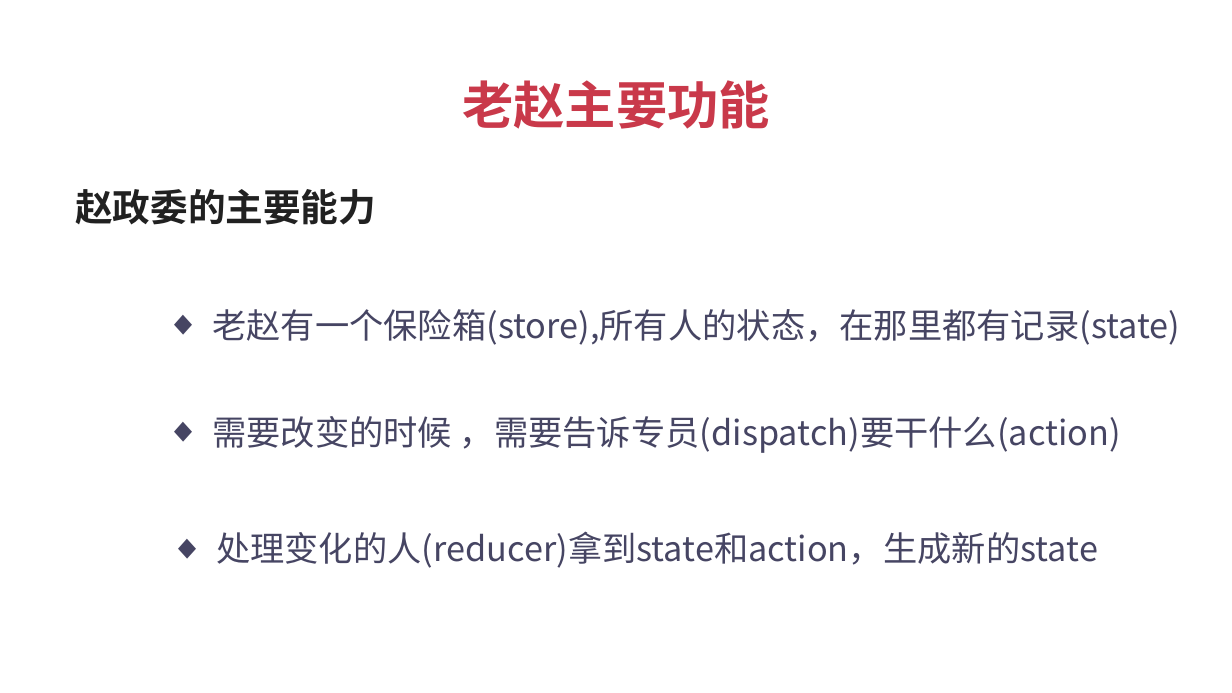
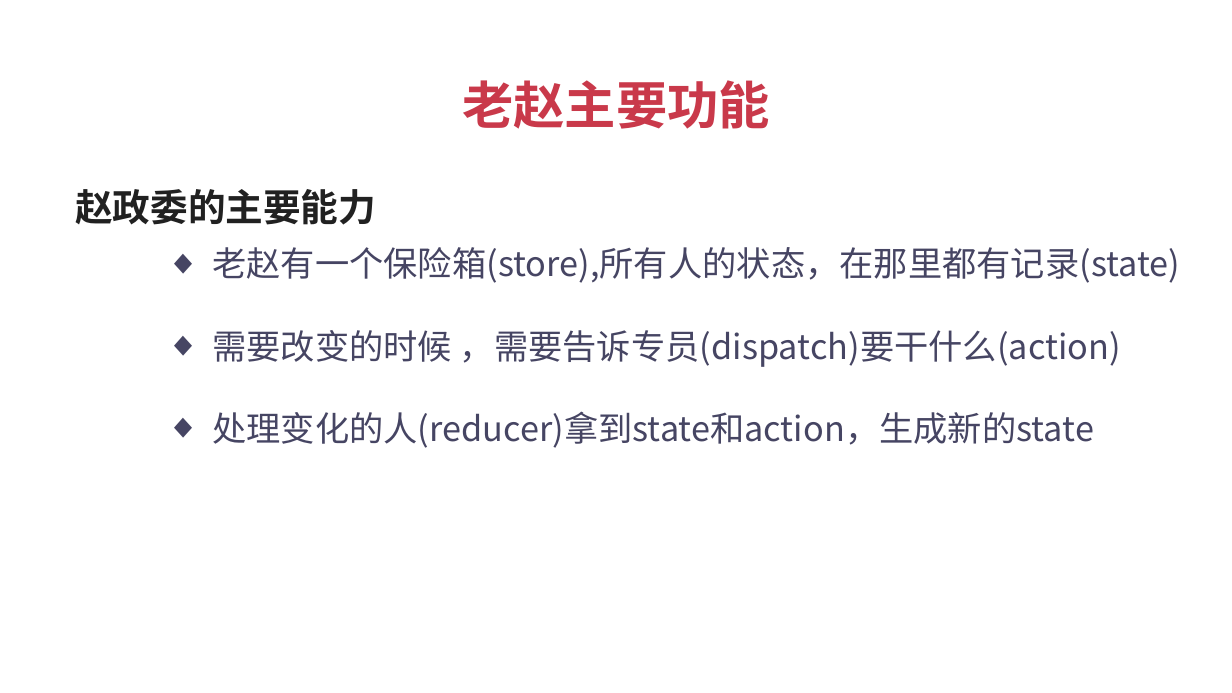
Before and after one commit to Crystal2030/react-zhaopin, a slide deck: slide 5 of ppt/03 Redux状态管理.pptx. Drawn at 1232x693 pixels with LibreOffice and Linux fonts; fonts in the diff are those of the drawing. Boxes give left, top, right and bottom in pixels: in the first picture for what was removed or moved away, otherwise in the second. Text is boxed around its words. In the diff, an @@ line names an element or a change of style, - is before the commit and + after.

```diff
--- a/ppt/03 Redux状态管理.pptx
+++ b/ppt/03 Redux状态管理.pptx
@@ text "老赵有一个保险箱(store),所有人的状态，在那里都有记录(state)": place and size @@
-text "老赵有一个保险箱(store),所有人的状态，在那里都有记录(state)" at [212, 309, 1180, 345]
+text "老赵有一个保险箱(store),所有人的状态，在那里都有记录(state)" at [212, 247, 1180, 448]
@@ text at [212, 247, 1180, 283]: line spacing 1 to 2 @@
@@ text at [212, 330, 1121, 448]: paragraphs added @@
+  ◆ 需要改变的时候 ，需要告诉专员(dispatch)要干什么(action)
+  ◆ 处理变化的人(reducer)拿到state和action，生成新的state
@@ text removed at [212, 416, 1121, 453] @@
-  ◆ 需要改变的时候 ，需要告诉专员(dispatch)要干什么(action)
@@ text removed at [216, 531, 1098, 568] @@
-  ◆ 处理变化的人(reducer)拿到state和action，生成新的state
```
Also in this commit, not shown: 6 other slides changed, 3 other files.
